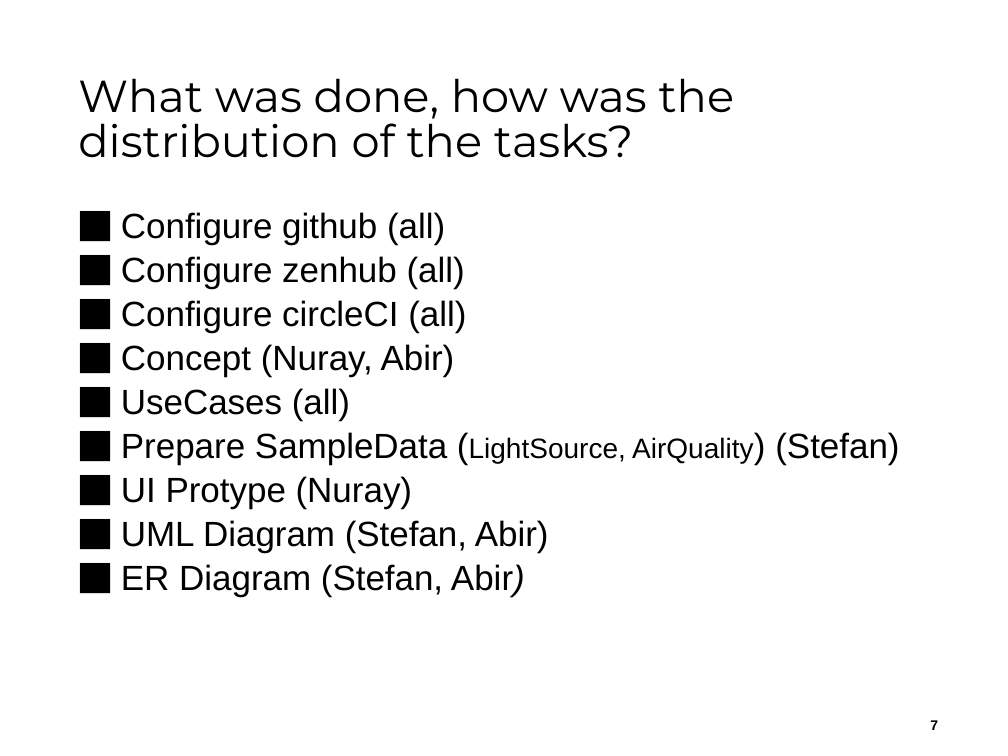
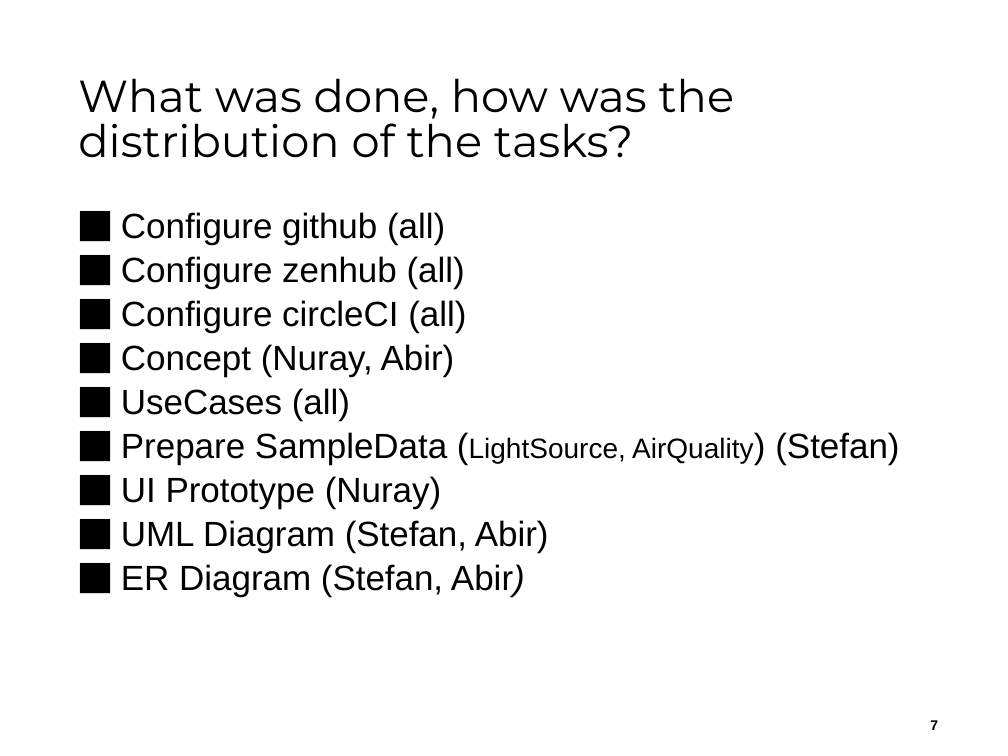
Before and after one commit to jku-win-se/teaching.ws22.prse.smartroom.Team2, a slide deck: slide 7 of documentation/presentations/PRSE_SS22-Team2_Sprint_1_Presentation.pptx. Drawn at 1008x756 pixels with LibreOffice and Linux fonts; fonts in the diff are those of the drawing; background and template pictures are left out. Boxes give left, top, right and bottom in pixels: in the first picture for what was removed or moved away, otherwise in the second. Text is boxed around its words. In the diff, an @@ line names an element or a change of style, - is before the commit and + after.

```diff
--- a/documentation/presentations/PRSE_SS22-Team2_Sprint_1_Presentation.pptx
+++ b/documentation/presentations/PRSE_SS22-Team2_Sprint_1_Presentation.pptx
@@ text at (x1=121, y1=476, x2=442, y2=509): text changed @@
-⬛ UI Protype (Nuray)
+⬛ UI Prototype (Nuray)
```
Also in this commit, not shown: 2 other slides changed, 1 other file.
